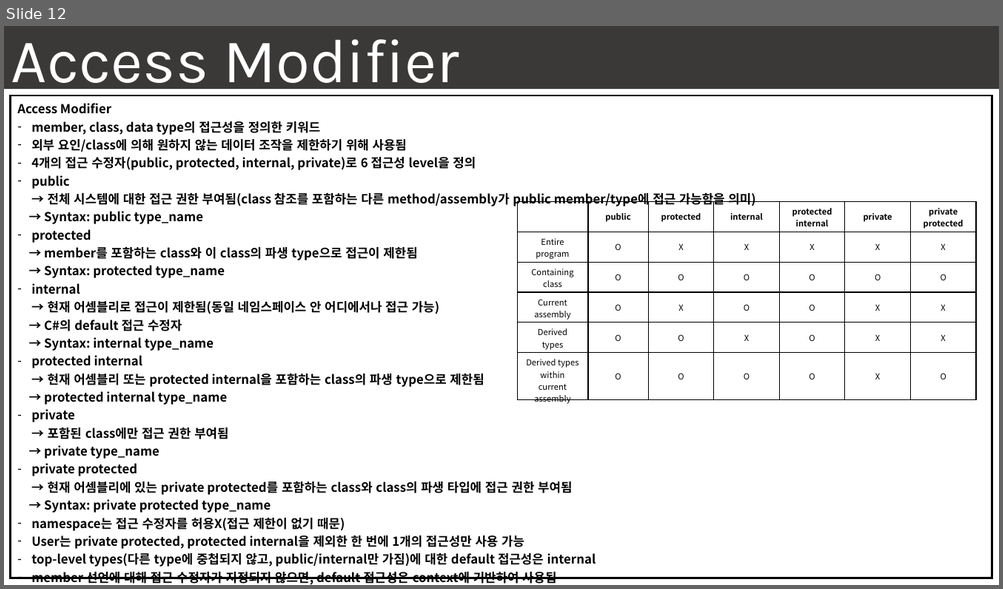
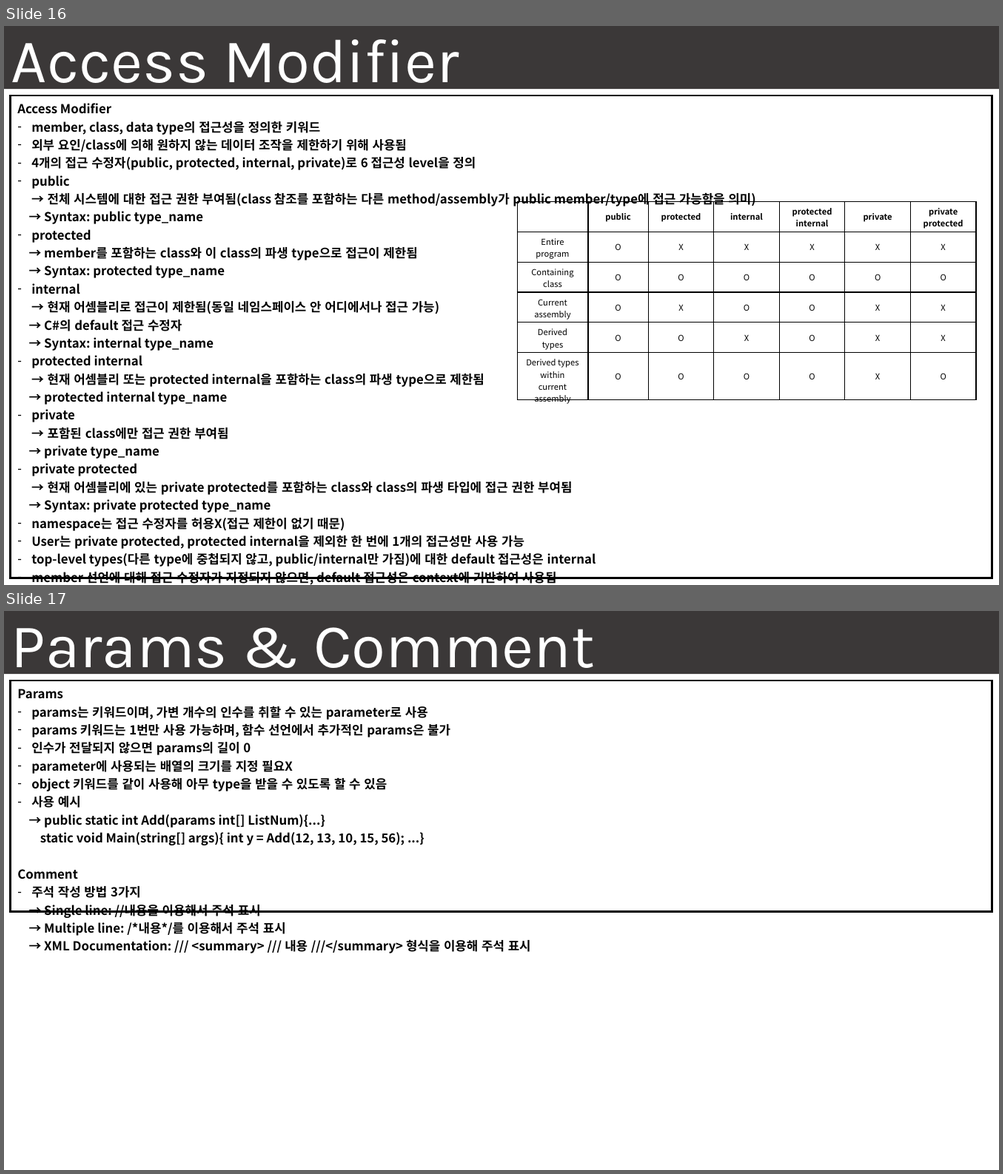
Before and after one commit to seonghokim/Study, a slide deck: Study Material/[KOR] everything in C#.pptx. Shown one above the other, each under a label of ours: slide 12 before the commit, slides 16 and 17 after it. The pictures are 1003x589 and 1003x1174 pixels, drawn with LibreOffice and Linux fonts; fonts in the diff are those of the drawing; background and template pictures are left out. Boxes give left, top, right and bottom in pixels: in the first picture for what was removed or moved away, otherwise in the second. Text is boxed around its words. In the diff, an @@ line names an element or a change of style, - is before the commit and + after.

```diff
--- a/Study Material/[KOR] everything in C#.pptx
+++ b/Study Material/[KOR] everything in C#.pptx
@@ slide 17 added at [4,611,999,1170], background #FFFFFF @@
@@ rectangle added at [4,611,999,674], fill #3B3838, 60 pt, text #FFFFFF @@
+Params & Comment
@@ text added at [11,628,135,668], 48 pt, text #FFFFFF @@
+Terms
@@ table added at [10,681,991,957], 1 rows, 1 columns @@
+Params / params는 키워드이며, 가변 개수의 인수를 취할 수 있는 parameter로 사용 / params 키워드는 1번만 사용 가능하며, 함수 선언에서 추가적인 params은 불가 / 인수가 전달되지 않으면 params의 길이 0 / parameter에 사용되는 배열의 크기를 지정 필요X / object 키워드를 같이 사용해 아무 type을 받을 수 있도록 할 수 있음 / 사용 예시 / → public static int Add(params int[] ListNum){...} / static void Main(string[] args){ int y = Add(12, 13, 10, 15, 56); ...} / Comment / 주석 작성 방법 3가지 / → Single line: //내용을 이용해서 주석 표시 / → Multiple line: /*내용*/를 이용해서 주석 표시 / → XML Documentation: /// <summary> /// 내용 ///</summary> 형식을 이용해 주석 표시
@@ what was slide 12 is now slide 16 @@
```
Also in this commit, not shown: 2 slides changed, 6 other slides added.
